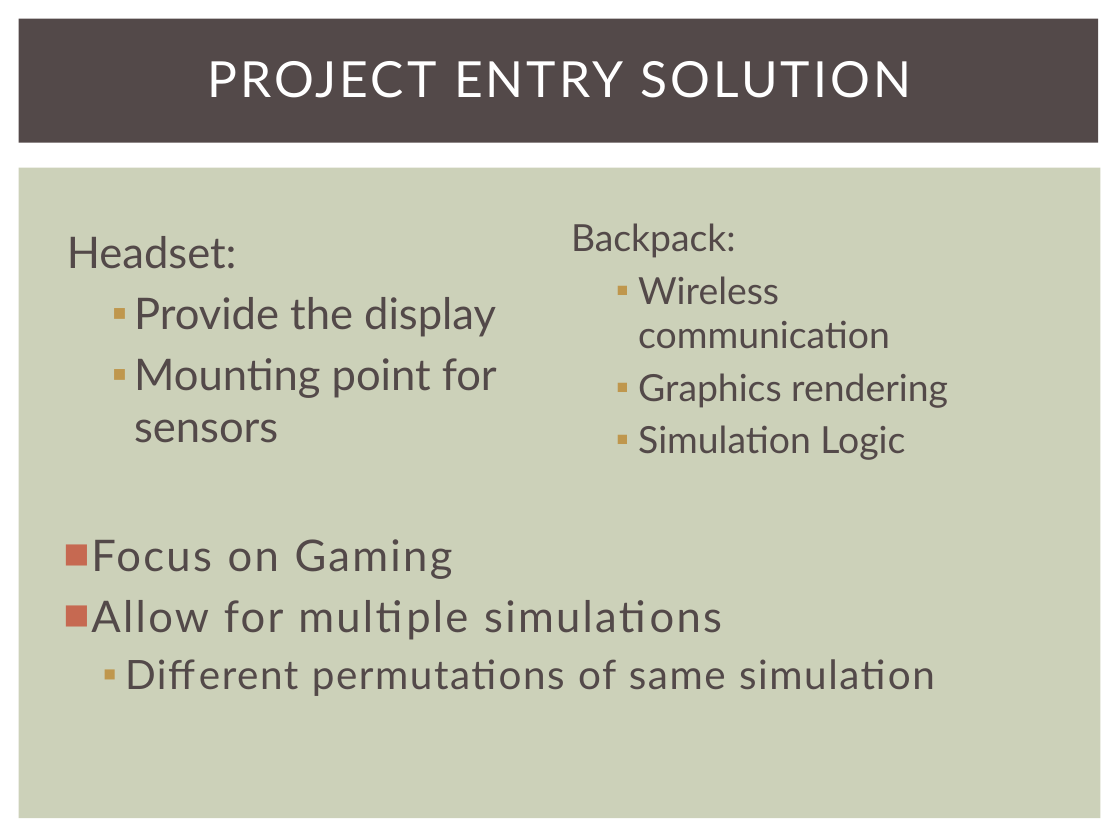
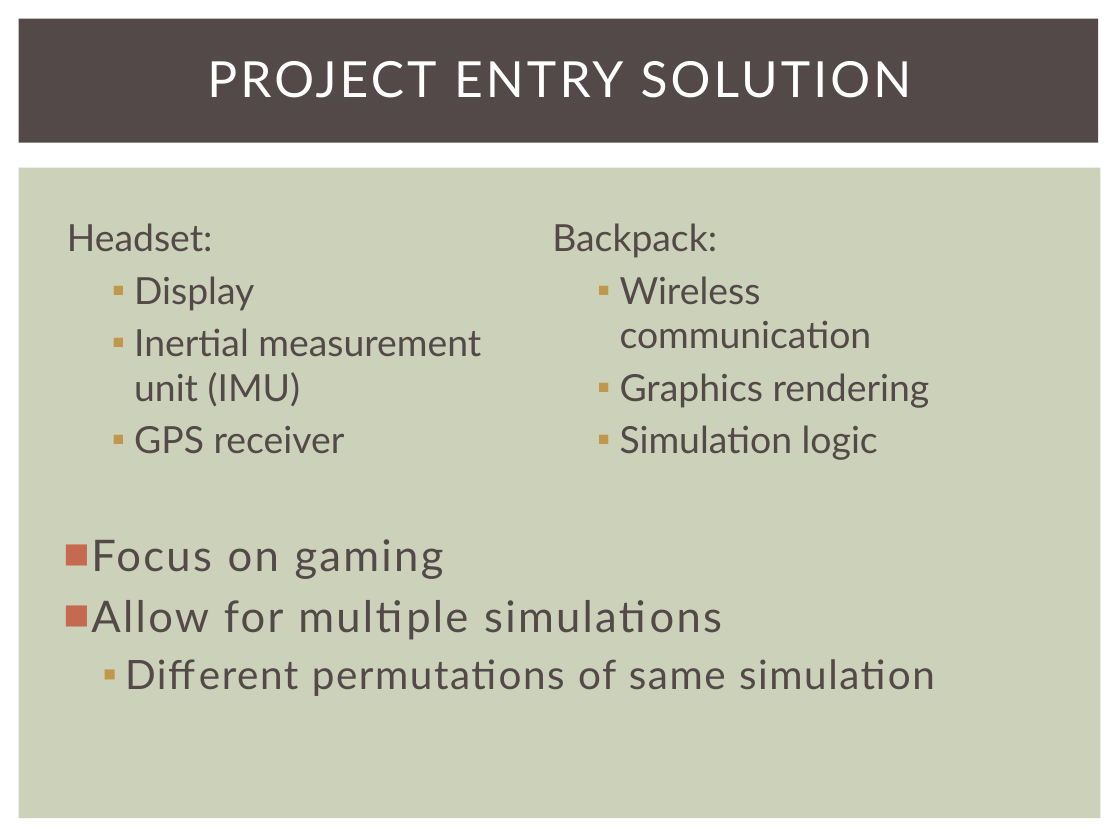
Before and after one commit to snowpuppy/augreality, a slide deck: slide 5 of doc/AugRealityMidReview.pptx. Drawn at 1120x840 pixels with LibreOffice and Linux fonts; fonts in the diff are those of the drawing. Boxes give left, top, right and bottom in pixels: in the first picture for what was removed or moved away, otherwise in the second. Text is boxed around its words. In the diff, an @@ line names an element or a change of style, - is before the commit and + after.

Commit message:
Revise most of GH and Dr. J changes
Need:
 - picture replacements
 - timeline with larger font
 - budget audit

```diff
--- a/doc/AugRealityMidReview.pptx
+++ b/doc/AugRealityMidReview.pptx
@@ text "Headset:": place and size @@
-text "Headset:" at (67, 236, 497, 443)
+text "Headset:" at (67, 223, 481, 453)
@@ text "Backpack:": place and size @@
-text "Backpack:" at (571, 223, 948, 460)
+text "Backpack:" at (552, 223, 930, 460)
@@ text at (67, 223, 213, 251): size 28 to 24 pt in "Headset:" @@
@@ text at (134, 276, 481, 453): text changed; size 28 to 24 pt @@
-  ▪ Provide the display
-  ▪ Mounting point for sensors
+  ▪ Display
+  ▪ Inertial measurement unit (IMU)
+  ▪ GPS receiver
@@ text at (620, 425, 878, 460): text changed @@
-  ▪ Simulation Logic
+  ▪ Simulation logic
@@ text at (91, 539, 444, 579): text changed @@
-■ Focus on Gaming
+■ Focus on gaming
```
Also in this commit, not shown: 10 other slides changed.
